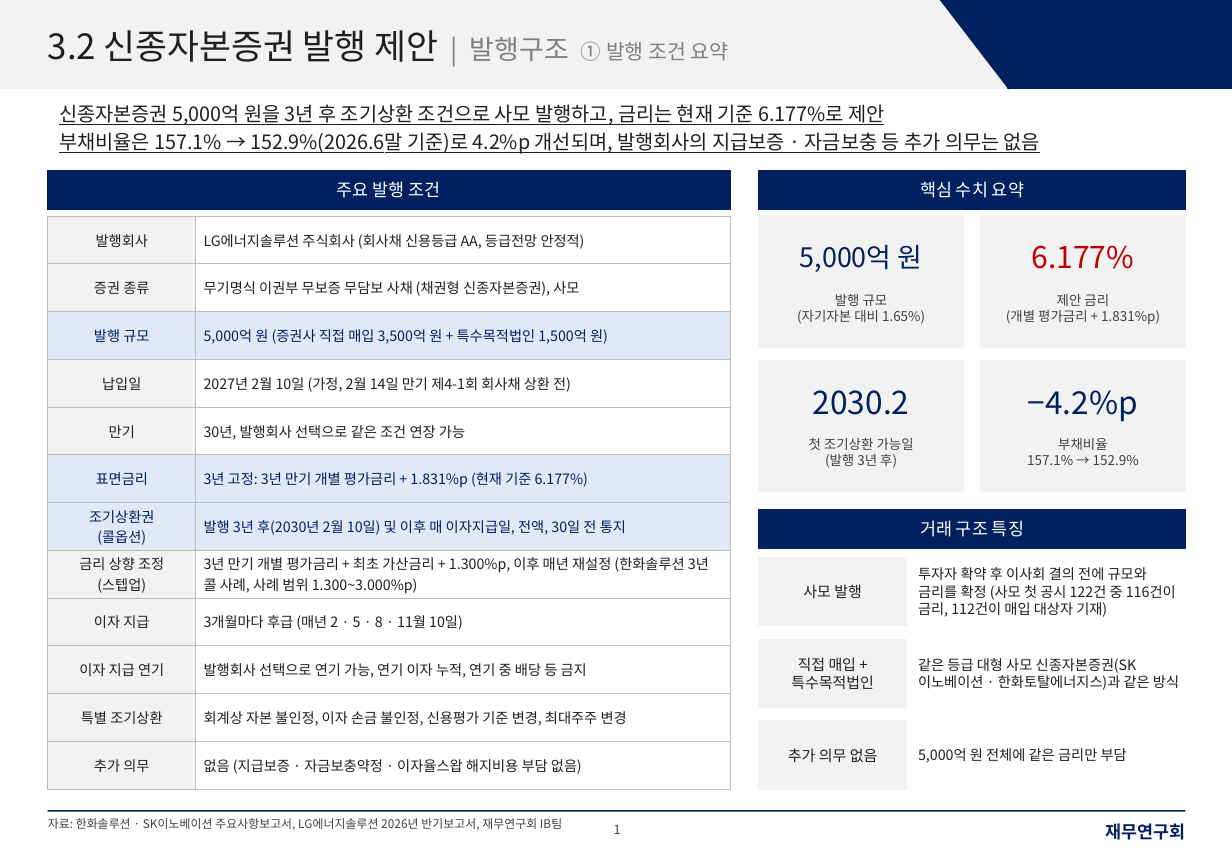
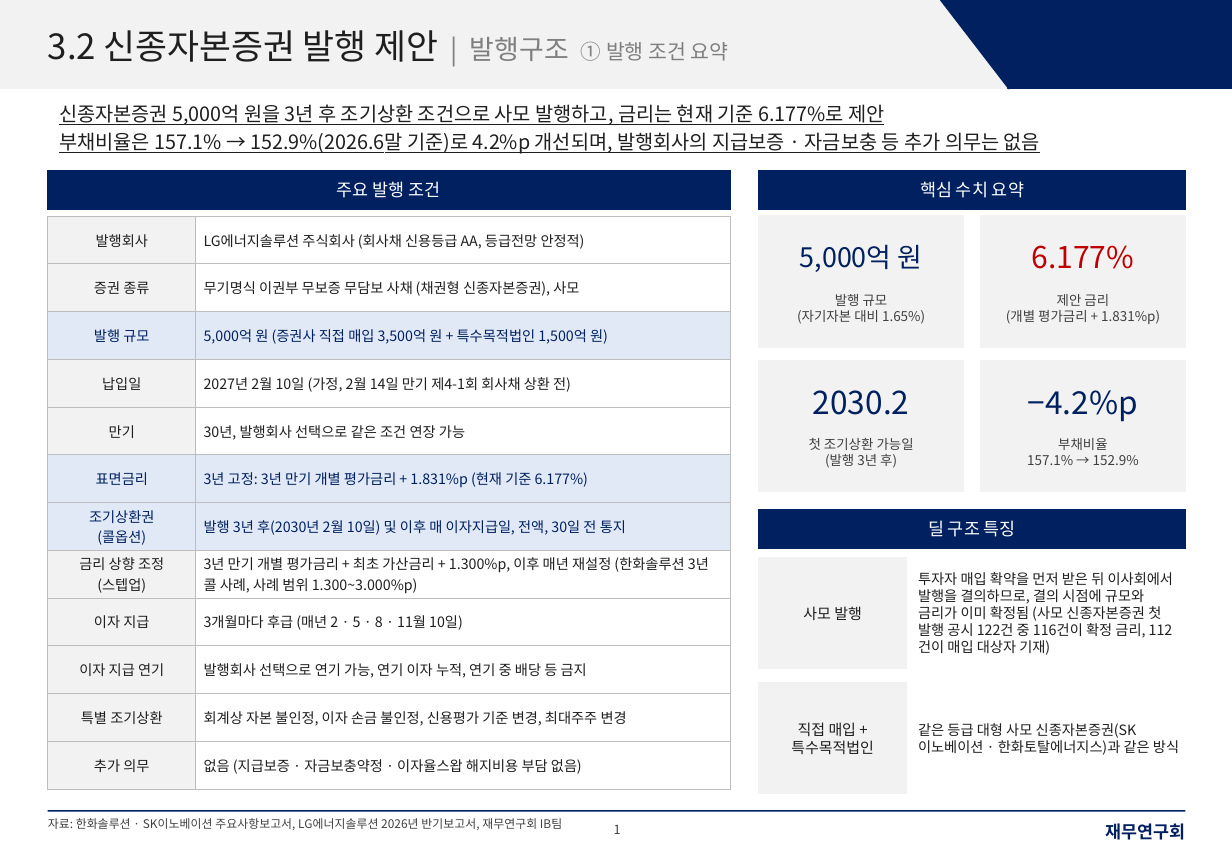
Before and after one commit to shy065542-rgb/SSHHYY, a slide deck: slide 1 of LGES_신종_발행구조_재무연구회양식.pptx. Drawn at 1232x853 pixels with LibreOffice and Linux fonts; fonts in the diff are those of the drawing. Boxes give left, top, right and bottom in pixels: in the first picture for what was removed or moved away, otherwise in the second. Text is boxed around its words. In the diff, an @@ line names an element or a change of style, - is before the commit and + after.

```diff
--- a/LGES_신종_발행구조_재무연구회양식.pptx
+++ b/LGES_신종_발행구조_재무연구회양식.pptx
@@ text in rectangle at [928,520,1016,537]: text changed @@
-거래 구조 특징
+딜 구조 특징
@@ rectangle "사모 발행": place and size @@
-rectangle "사모 발행" at [759,557,907,626]
+rectangle "사모 발행" at [759,557,907,669]
@@ text at [918,572,1174,655]: text changed @@
-투자자 확약 후 이사회 결의 전에 규모와 금리를 확정 (사모 첫 공시 122건 중 116건이 금리, 112건이 매입 대상자 기재)
+투자자 매입 확약을 먼저 받은 뒤 이사회에서 발행을 결의하므로, 결의 시점에 규모와 금리가 이미 확정됨 (사모 신종자본증권 첫 발행 공시 122건 중 116건이 확정 금리, 112건이 매입 대상자 기재)
@@ rectangle "직접 매입 +": place and size @@
-rectangle "직접 매입 +" at [759,639,907,708]
+rectangle "직접 매입 +" at [759,683,907,794]
@@ text "같은 등급 대형 사모 신종자본증권(SK이노베이션 ...": place and size @@
-text "같은 등급 대형 사모 신종자본증권(SK이노베이션 ..." at [918,658,1179,690]
+text "같은 등급 대형 사모 신종자본증권(SK이노베이션 ..." at [918,723,1179,755]
@@ rectangle removed at [759,721,907,789] @@
-추가 의무 없음
@@ text removed at [918,748,1127,763] @@
-5,000억 원 전체에 같은 금리만 부담
```
Also in this commit, not shown: 5 other slides changed.
